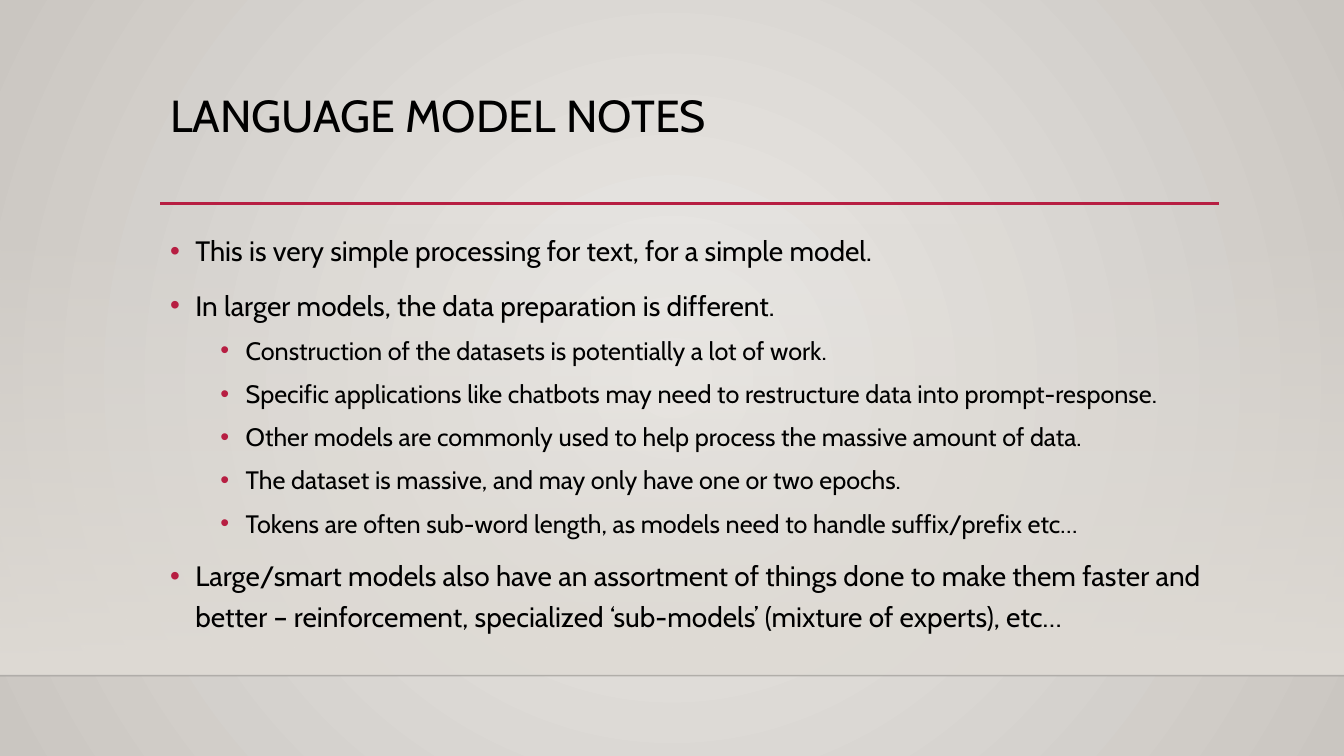
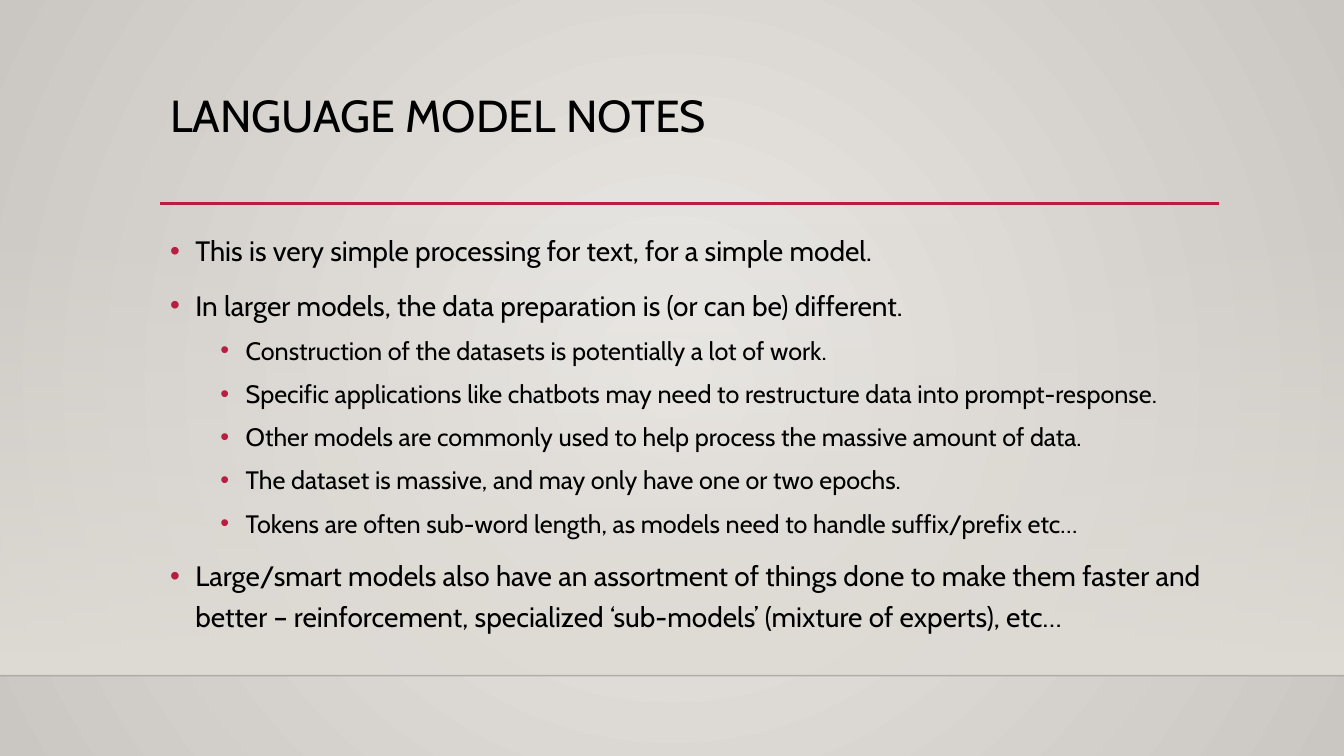
Before and after one commit to AkeemSemperDataScience/Intro_to_Machine_Learning_Students, a slide deck: slide 23 of reference_content/Slides/text_gen_lstm.pptx (slide 14 before the commit). Drawn at 1344x756 pixels with LibreOffice and Linux fonts; fonts in the diff are those of the drawing; background and template pictures are left out. Boxes give left, top, right and bottom in pixels: in the first picture for what was removed or moved away, otherwise in the second. Text is boxed around its words. In the diff, an @@ line names an element or a change of style, - is before the commit and + after.

```diff
--- a/reference_content/Slides/text_gen_lstm.pptx
+++ b/reference_content/Slides/text_gen_lstm.pptx
@@ text at bbox=[195, 295, 903, 322]: text changed @@
-• In larger models, the data preparation is different.
+• In larger models, the data preparation is (or can be) different.
```
Also in this commit, not shown: 7 other slides changed, 14 slides added, 3 other files.
